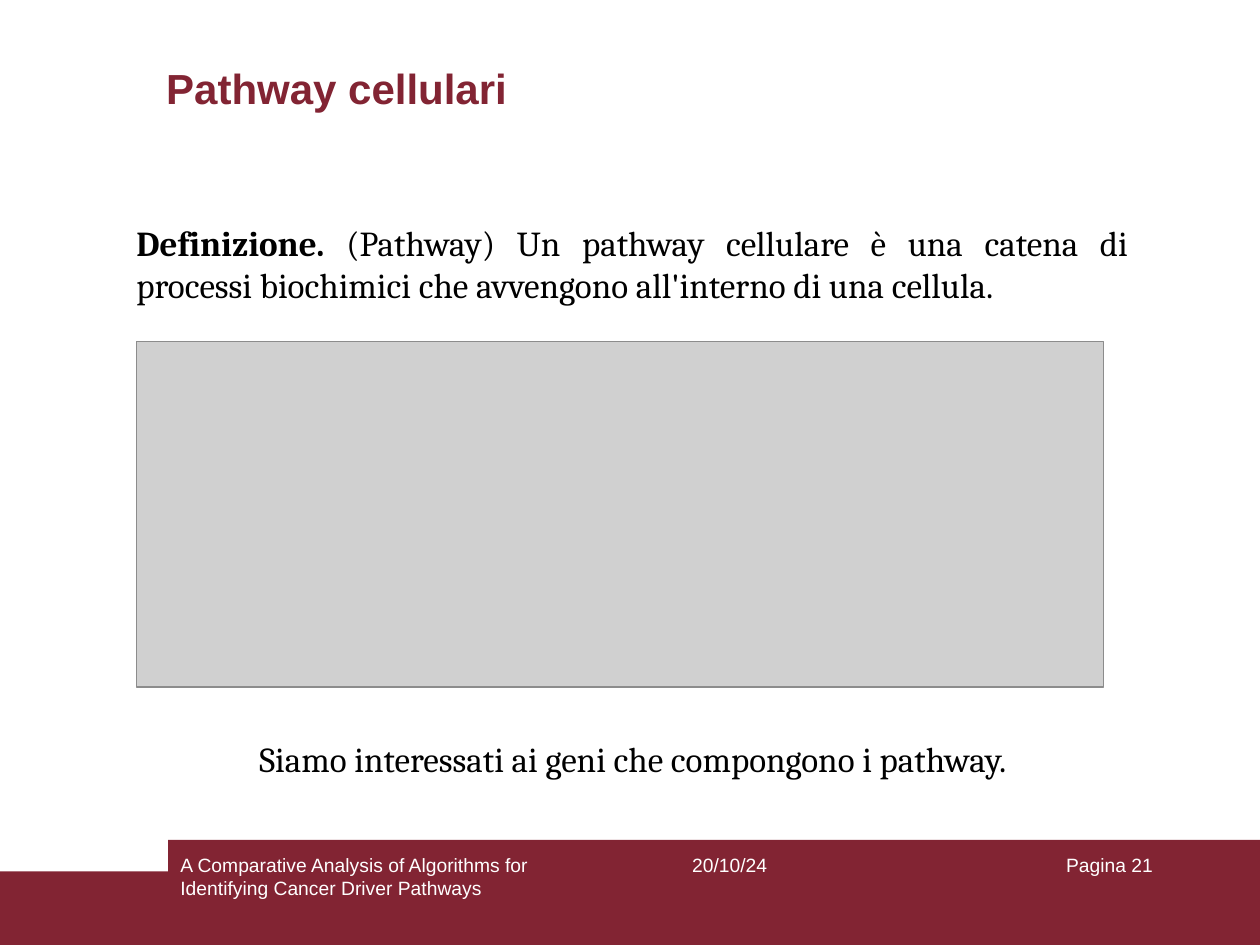
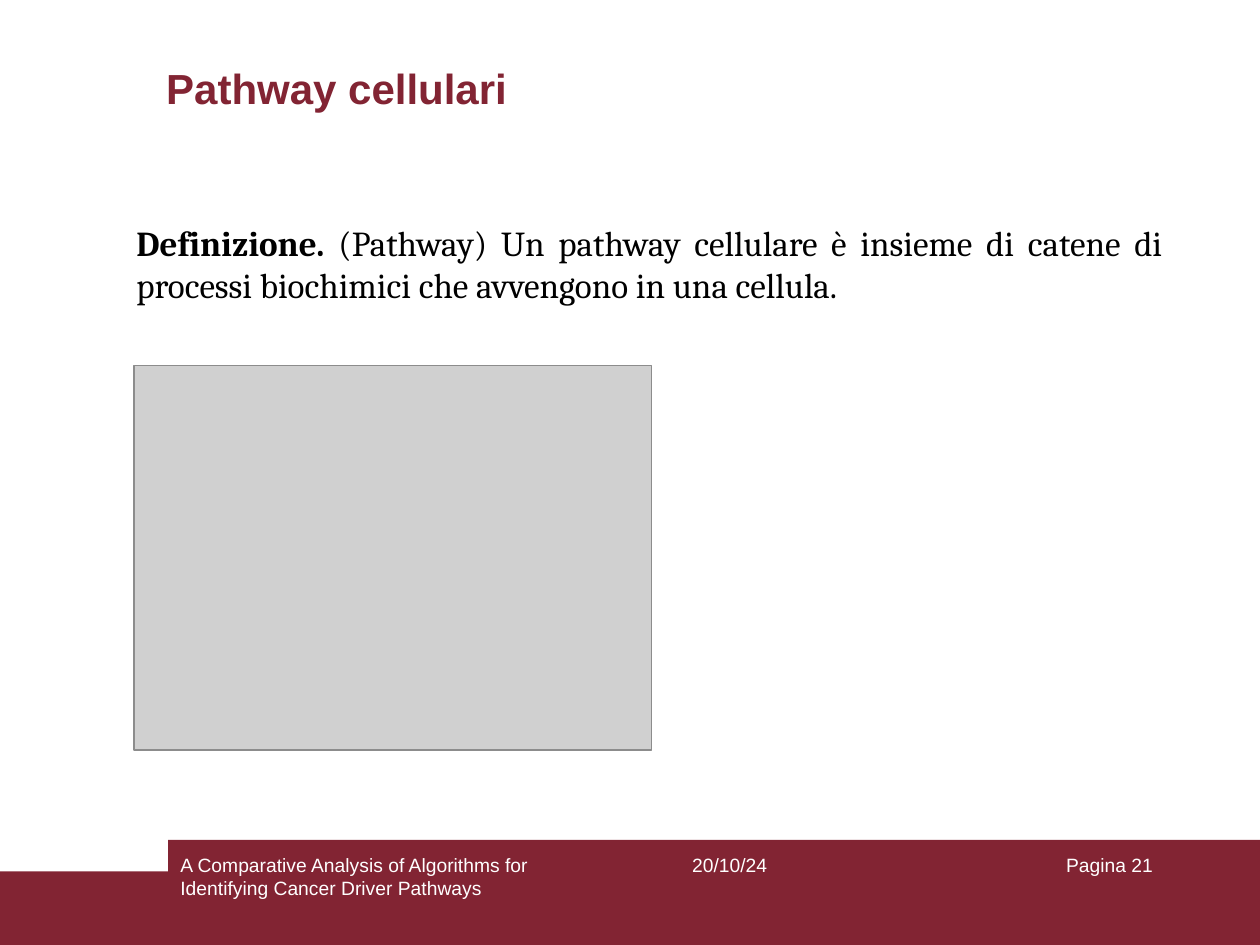
Before and after one commit to aflaag/bsc-thesis, a slide deck: slide 21 of presentation/slides.odp. Drawn at 1260x945 pixels with LibreOffice and Linux fonts; fonts in the diff are those of the drawing; grey boxes stand for pictures. Boxes give left, top, right and bottom in pixels: in the first picture for what was removed or moved away, otherwise in the second. Text is boxed around its words. In the diff, an @@ line names an element or a change of style, - is before the commit and + after.

```diff
--- a/presentation/slides.odp
+++ b/presentation/slides.odp
@@ text at (x1=136, y1=231, x2=1162, y2=306): text changed @@
-Definizione. (Pathway) Un pathway cellulare è una catena di processi biochimici che avvengono all'interno di una cellula.
+Definizione. (Pathway) Un pathway cellulare è insieme di catene di processi biochimici che avvengono in una cellula.
@@ picture resized from (x1=136, y1=341, x2=1104, y2=687) to (x1=134, y1=365, x2=651, y2=750) @@
@@ text removed at (x1=259, y1=747, x2=1007, y2=780) @@
-Siamo interessati ai geni che compongono i pathway.
```
Also in this commit, not shown: 16 other slides changed, 2 slides added, 2 slides removed, 26 other files.
